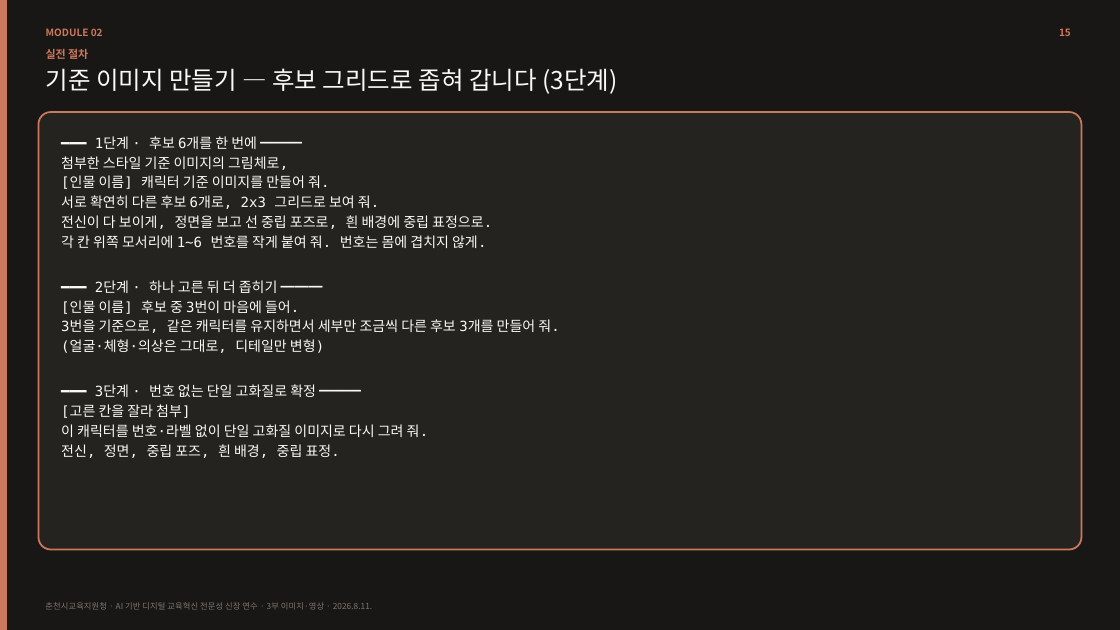
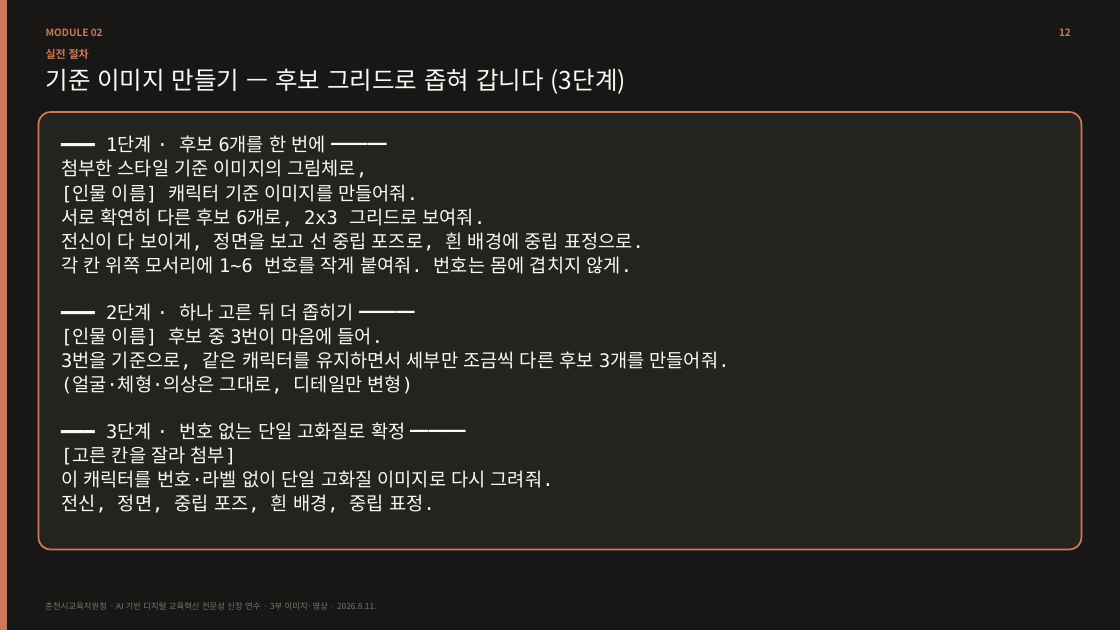
Before and after one commit to ksb6857/ai-training-260811, a slide deck: slide 12 of files/04_3_생성형AI_이미지영상편.pptx (slide 15 before the commit). Drawn at 1120x630 pixels with LibreOffice and Linux fonts; fonts in the diff are those of the drawing. Boxes give left, top, right and bottom in pixels: in the first picture for what was removed or moved away, otherwise in the second. Text is boxed around its words. In the diff, an @@ line names an element or a change of style, - is before the commit and + after.

```diff
--- a/files/04_3_생성형AI_이미지영상편.pptx
+++ b/files/04_3_생성형AI_이미지영상편.pptx
@@ text at (1059,28,1071,36): text changed @@
-15
+12
@@ text at (61,135,644,513): size 12 to 16 pt in "━━━ 1단계 · 후보 6개를 한 번에 ...", "첨부한 스타일 기준 이미지의 그림체로,", "전신이 다 보이게, 정면을 보고 선 중립 ...", "━━━ 2단계 · 하나 고른 뒤 더 ..." and 5 more places; line spacing 1.18 to 1.08 @@
@@ text at (61,184,486,227): text changed; size 12 to 16 pt @@
-[인물 이름] 캐릭터 기준 이미지를 만들어 줘.
-서로 확연히 다른 후보 6개로, 2x3 그리드로 보여 줘.
+[인물 이름] 캐릭터 기준 이미지를 만들어줘.
+서로 확연히 다른 후보 6개로, 2x3 그리드로 보여줘.
@@ text at (61,256,632,274): text changed; size 12 to 16 pt @@
-각 칸 위쪽 모서리에 1~6 번호를 작게 붙여 줘. 번호는 몸에 겹치지 않게.
+각 칸 위쪽 모서리에 1~6 번호를 작게 붙여줘. 번호는 몸에 겹치지 않게.
@@ text at (61,351,730,370): text changed; size 12 to 16 pt @@
-3번을 기준으로, 같은 캐릭터를 유지하면서 세부만 조금씩 다른 후보 3개를 만들어 줘.
+3번을 기준으로, 같은 캐릭터를 유지하면서 세부만 조금씩 다른 후보 3개를 만들어줘.
@@ text at (61,470,554,488): text changed; size 12 to 16 pt @@
-이 캐릭터를 번호·라벨 없이 단일 고화질 이미지로 다시 그려 줘.
+이 캐릭터를 번호·라벨 없이 단일 고화질 이미지로 다시 그려줘.
```
Also in this commit, not shown: 23 other slides changed, 2 slides added, 16 slides removed, 7 other files.
